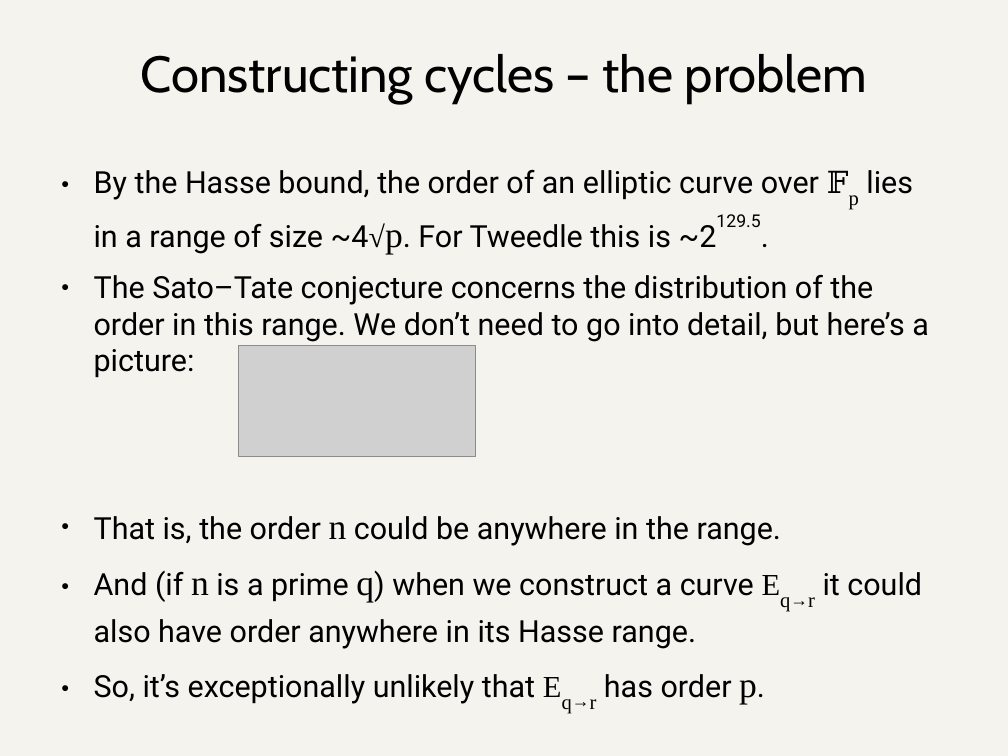
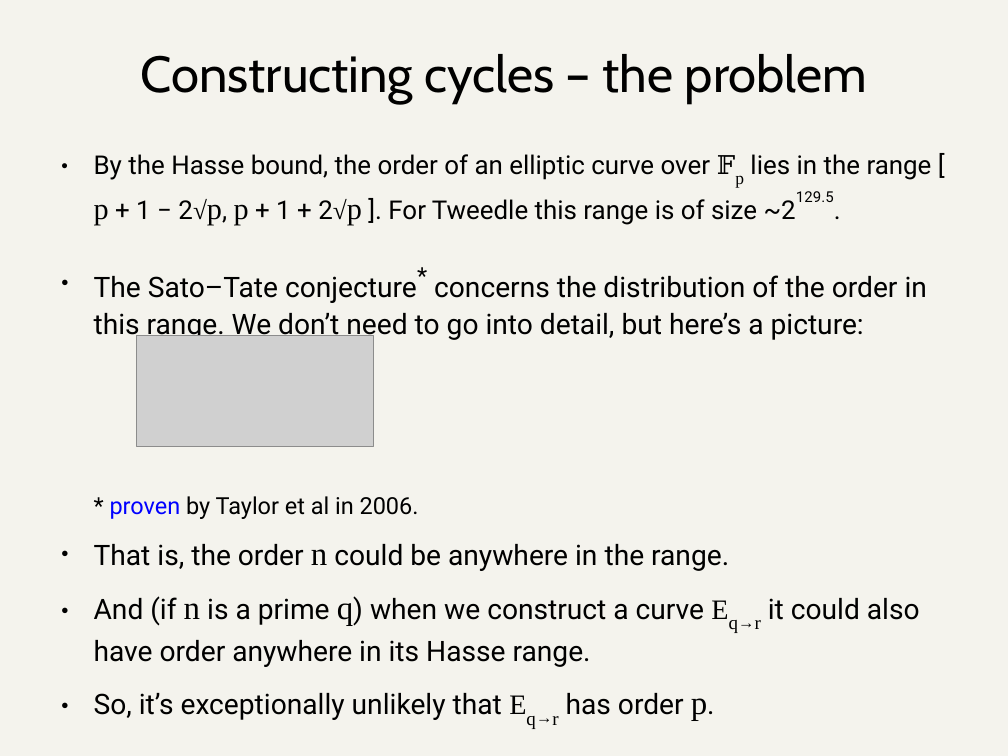
Before and after one commit to daira/halographs, a slide deck: slide 7 of halographs.odp. Drawn at 1008x756 pixels with LibreOffice and Linux fonts; fonts in the diff are those of the drawing; grey boxes stand for pictures. Boxes give left, top, right and bottom in pixels: in the first picture for what was removed or moved away, otherwise in the second. Text is boxed around its words. In the diff, an @@ line names an element or a change of style, - is before the commit and + after.

```diff
--- a/halographs.odp
+++ b/halographs.odp
@@ text added at (94,154,932,225), 20.4 pt, text #000000 @@
+● By the Hasse bound, the order of an elliptic curve over 𝔽p lies in the range [ p + 1 − 2√p, p + 1 + 2√p ]. For Tweedle this range is of size ~2129.5.
@@ text "The Sato–Tate conjecture* concerns the ...": place and size @@
-text "The Sato–Tate conjecture* concerns the ..." at (94,170,929,709)
+text "The Sato–Tate conjecture* concerns the ..." at (94,275,927,725)
@@ text at (94,275,927,519): text changed; size 24 to 22.2 pt @@
-● By the Hasse bound, the order of an elliptic curve over 𝔽p lies in a range of size ~4√p. For Tweedle this is ~2129.5.
-● The Sato–Tate conjecture concerns the distribution of the order in this range. We don’t need to go into detail, but here’s a picture:
+● The Sato–Tate conjecture* concerns the distribution of the order in this range. We don’t need to go into detail, but here’s a picture:
+* proven by Taylor et al in 2006.
@@ picture: place and size @@
-picture at (239,346,476,456)
+picture at (137,336,374,446)
@@ text at (94,544,920,725): size 24 to 22.2 pt in "That is, the order could be anywhere ...", "And (if is a prime q) when ...", "So, it’s exceptionally unlikely that Eq→r has ..."; size 28 to 25.9 pt in "n", "n q) Eq→r", "Eq→r p."; less space between paragraphs @@
```
Also in this commit, not shown: 8 other slides changed, 1 slide added, 6 other files.
